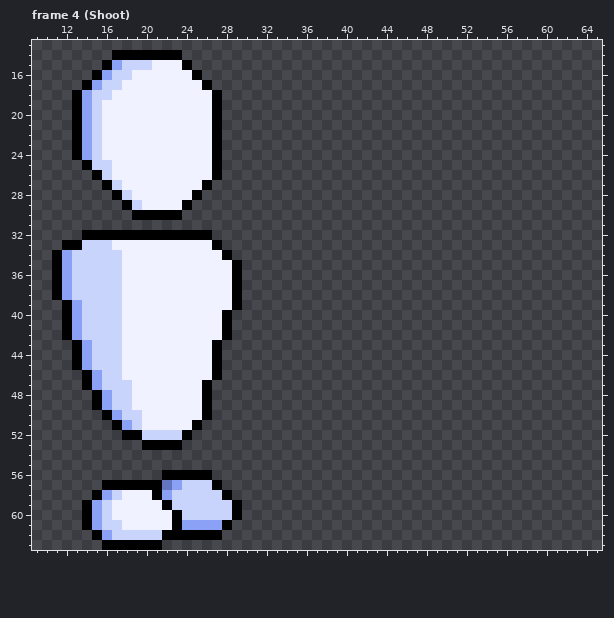
Pixel-art file: Sprites and animations/Pistol Animation.aseprite. This is how it looked before the edit.
64x64 pixels, 37 frames. Colours within 5 levels of each other are drawn and written as one. Shown: frame 4 (Shoot): x 9..65, y 13..63. The old version is drawn lined up with the new one, on the new canvas. The commit also changed other frames, which this record leaves out.
New version:
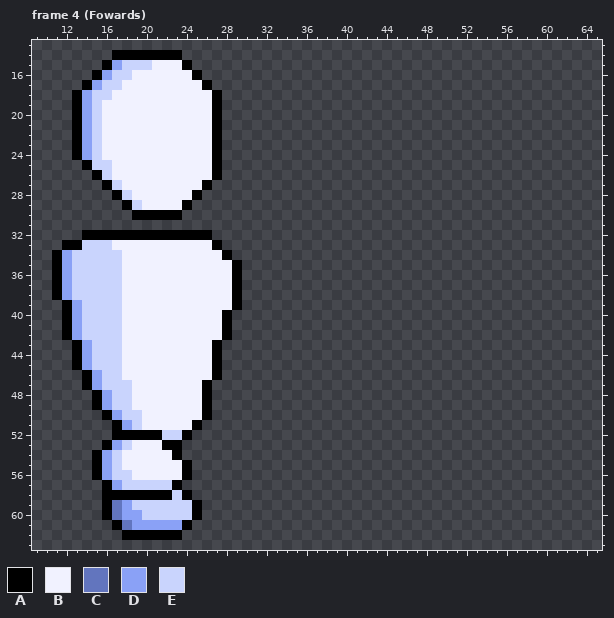
Palette (. is transparent): A #000000  B #f1f2ff  C #6275be  D #8aa1f6  E #c9d4fd
Log entry: Gun shooting animation done
From old to new:
{"change": "canvas 64x64 -> 80x64, the old top-left corner now at 8,10 (the part of the old canvas that was cut away was empty and is not shown)"}
{"where": "frame 4 (Fowards)"}
{"frame":4,"y":52,"x":17,"old":".","new":"A"}
{"frame":4,"y":52,"x":20,"old":"EE","new":"AA"}
{"frame":4,"y":53,"x":16,"old":"....AA","new":"ADEBBB"}
{"frame":4,"y":54,"x":15,"old":".........","new":"ADEBBBBBA"}
{"frame":4,"y":55,"x":15,"old":"..........","new":"ADEBBBBBBA"}
{"frame":4,"y":56,"x":15,"old":".......AA","new":"ADEEBBBBB"}
{"frame":4,"y":56,"x":25,"old":"AA","new":".."}
{"frame":4,"y":57,"x":17,"old":"AAAAACDEEEA","new":"DEEEEEA...."}
{"frame":4,"y":58,"x":15,"old":"ADEBBB","new":".AAAAA"}
{"frame":4,"y":58,"x":22,"old":"D","new":"A"}
{"frame":4,"y":58,"x":24,"old":"EEEEA","new":"A...."}
{"frame":4,"y":59,"x":14,"old":"ADEBBBBBA","new":"..ACDEEEE"}
{"frame":4,"y":59,"x":25,"old":"EEEEA","new":"A...."}
{"frame":4,"y":60,"x":14,"old":"ADEBBBBBBA","new":"..ACDDEEEE"}
{"frame":4,"y":60,"x":25,"old":"EEEEA","new":"A...."}
{"frame":4,"y":61,"x":14,"old":"ADEEBBBBBADDDDA","new":"...ACDDDDDA...."}
{"frame":4,"y":62,"x":15,"old":"ADEEEEE","new":"...AAAA"}
{"frame":4,"y":62,"x":24,"old":"AAAA","new":"...."}
{"frame":4,"y":63,"x":16,"old":"AAAAAA","new":"......"}
{"label":"changed","picture_box":[82,430,242,550]}
